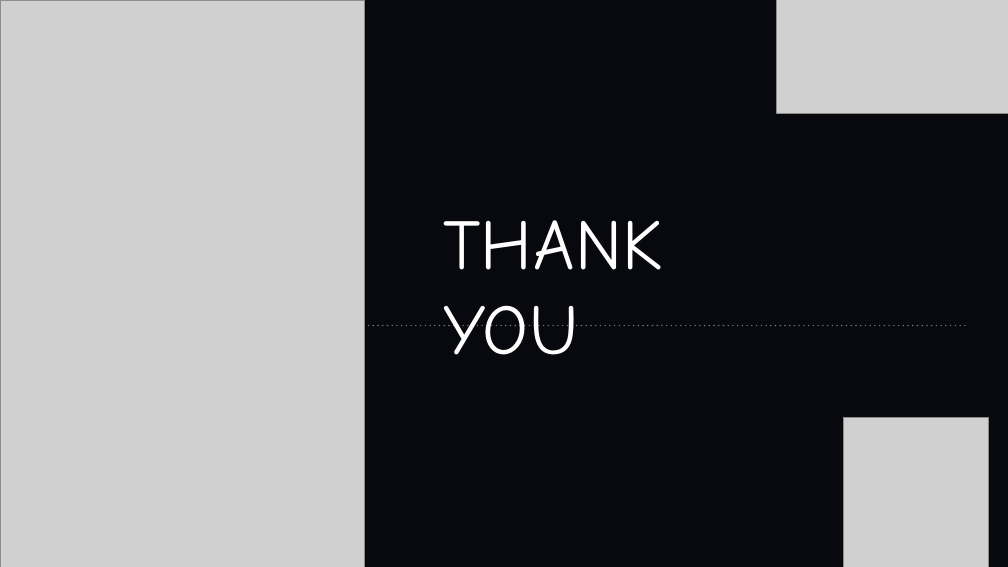
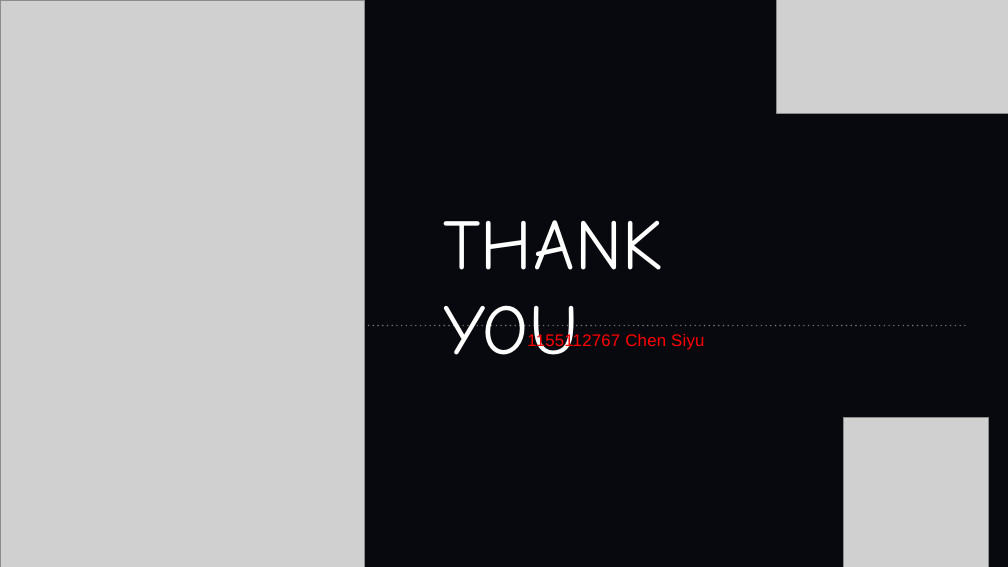
Before and after one commit to peachymissy/peachymissy.github.io, a slide deck: slide 4 of assignment7/PRE_MACppt.pptx. Drawn at 1008x567 pixels with LibreOffice and Linux fonts; fonts in the diff are those of the drawing; grey boxes stand for pictures. Boxes give left, top, right and bottom in pixels: in the first picture for what was removed or moved away, otherwise in the second. Text is boxed around its words. In the diff, an @@ line names an element or a change of style, - is before the commit and + after.

Commit message:
ppt revise
1201

```diff
--- a/assignment7/PRE_MACppt.pptx
+++ b/assignment7/PRE_MACppt.pptx
@@ text added at [527,332,704,350], 32 pt, text #FF0000 @@
+1155112767 Chen Siyu
```
Also in this commit, not shown: 1 other file.
